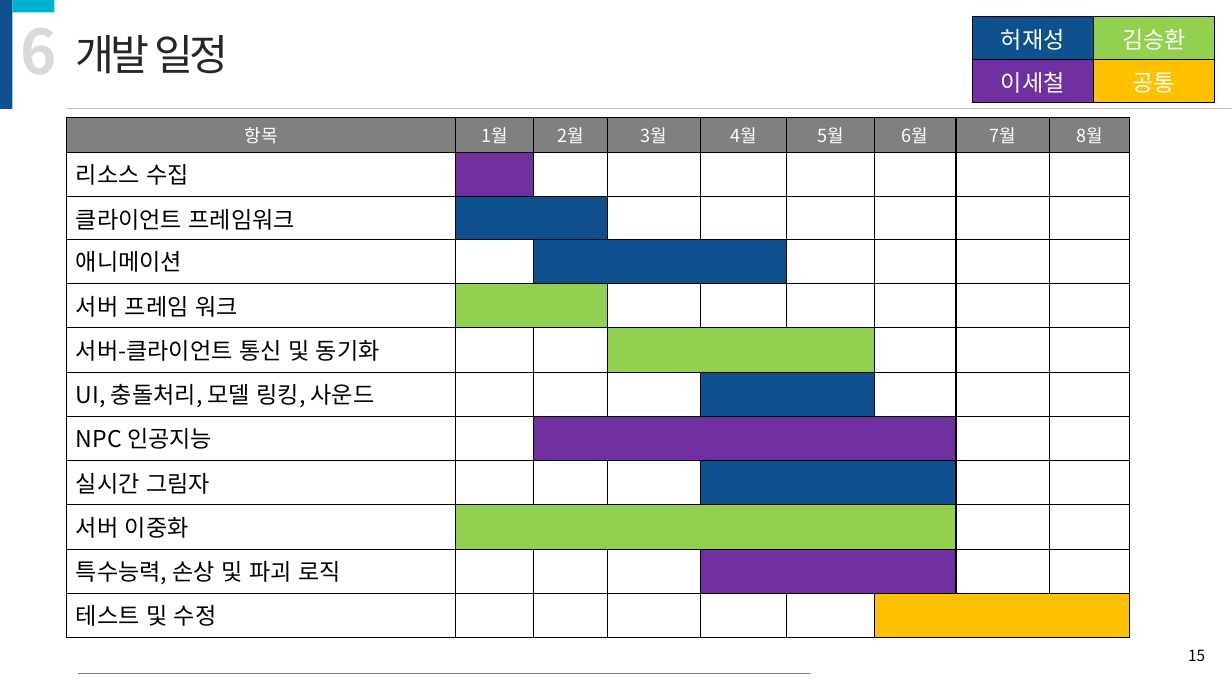
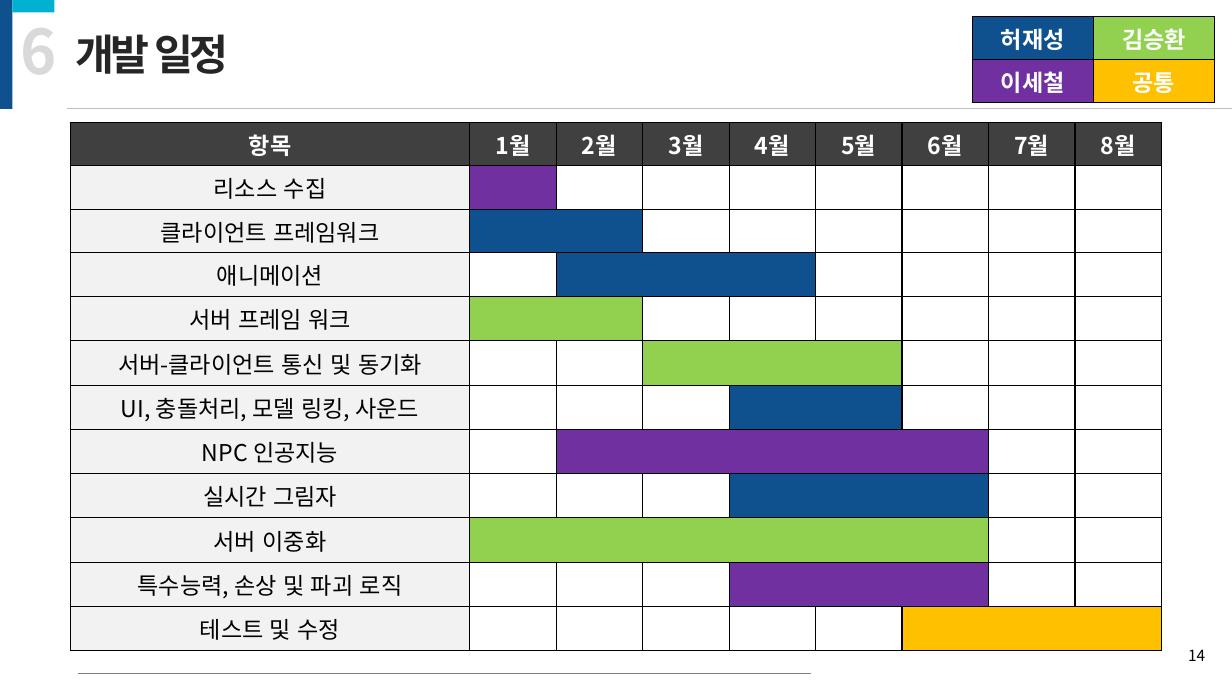
Before and after one commit to kiption/XD, a slide deck: slide 14 of 졸작_기획/[수정][제안서] Revenger_김승환_허재성_이세철.pptx (slide 15 before the commit). Drawn at 1232x693 pixels with LibreOffice and Linux fonts; fonts in the diff are those of the drawing. Boxes give left, top, right and bottom in pixels: in the first picture for what was removed or moved away, otherwise in the second. Text is boxed around its words. In the diff, an @@ line names an element or a change of style, - is before the commit and + after.

```diff
--- a/졸작_기획/[수정][제안서] Revenger_김승환_허재성_이세철.pptx
+++ b/졸작_기획/[수정][제안서] Revenger_김승환_허재성_이세철.pptx
@@ text "개발 일정" at <box>76,34,228,74</box>: bold on @@
@@ table at <box>972,17,1214,97</box> @@
@@ bold on @@
@@ table at <box>70,123,1165,644</box> @@
@@ fill #808080 to #404040 in row 1 @@
@@ fill none to #F2F2F2 in 11 cells @@
@@ size 14 to 18 pt, bold on in "항목", "1월", "2월", "3월" and 5 more places @@
@@ alignment left to centre @@
@@ table: place and size @@
-table at <box>67,117,1129,632</box>
+table at <box>70,123,1165,644</box>
@@ page number at <box>1188,649,1205,661</box>: text changed @@
-15
+14
```
Also in this commit, not shown: 14 other slides changed, 1 slide removed.
